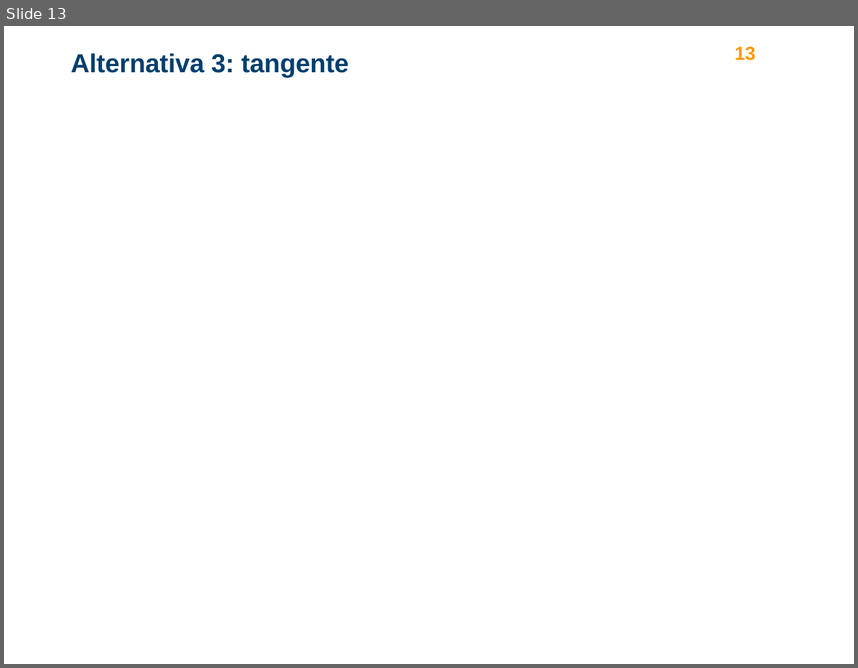
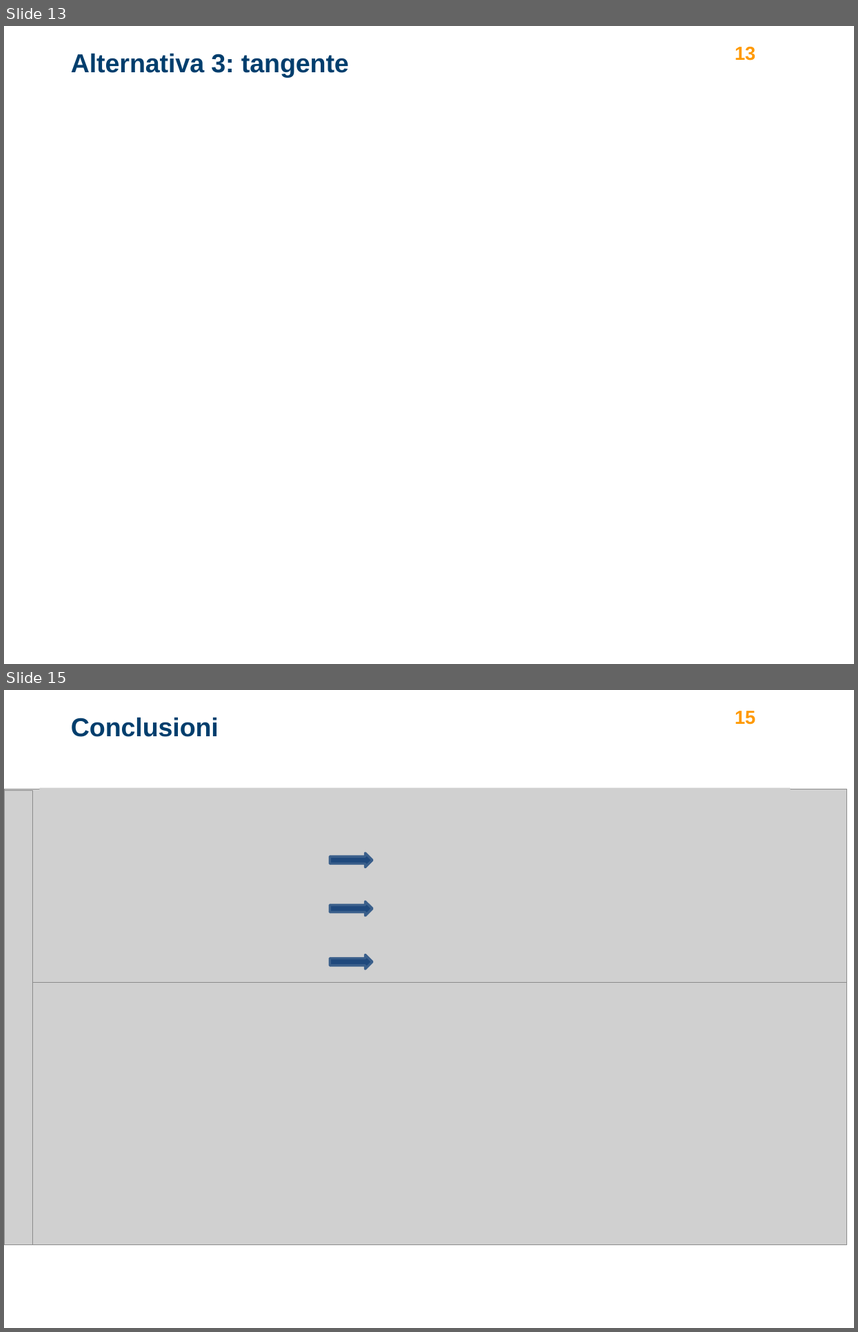
Before and after one commit to turcualexd/IAMS-progetto, a slide deck: Modelli relazione/ppt_presentazione.pptx. Shown one above the other, each under a label of ours: slide 13 before the commit, slides 13 and 15 after it; the slides between them are not shown. The pictures are 858x668 and 858x1332 pixels, drawn with LibreOffice and Linux fonts; fonts in the diff are those of the drawing; grey boxes stand for pictures; background and template pictures are left out. Boxes give left, top, right and bottom in pixels: in the first picture for what was removed or moved away, otherwise in the second. Text is boxed around its words. In the diff, an @@ line names an element or a change of style, - is before the commit and + after.

```diff
--- a/Modelli relazione/ppt_presentazione.pptx
+++ b/Modelli relazione/ppt_presentazione.pptx
@@ slide 15 added at <box>4,690,854,1328</box>, background #FFFFFF @@
@@ title added at <box>71,717,219,737</box>, 22 pt, text #003E6D, bold @@
+Conclusioni
@@ text added at <box>735,711,755,724</box>, 16 pt, text #FF9900, bold @@
+15
@@ picture added at <box>4,789,847,1243</box> @@
@@ picture added at <box>4,790,32,1244</box> @@
@@ picture added at <box>40,788,791,976</box> @@
@@ right arrow added at <box>330,854,372,867</box>, fill #1F497D, outline #3A5F8C 2 pt @@
@@ right arrow added at <box>330,902,372,916</box>, fill #1F497D, outline #3A5F8C 2 pt @@
@@ right arrow added at <box>330,954,372,969</box>, fill #1F497D, outline #3A5F8C 2 pt @@
@@ picture added at <box>4,983,847,1245</box> @@
```
Also in this commit, not shown: 2 slides changed, 1 slide removed.
